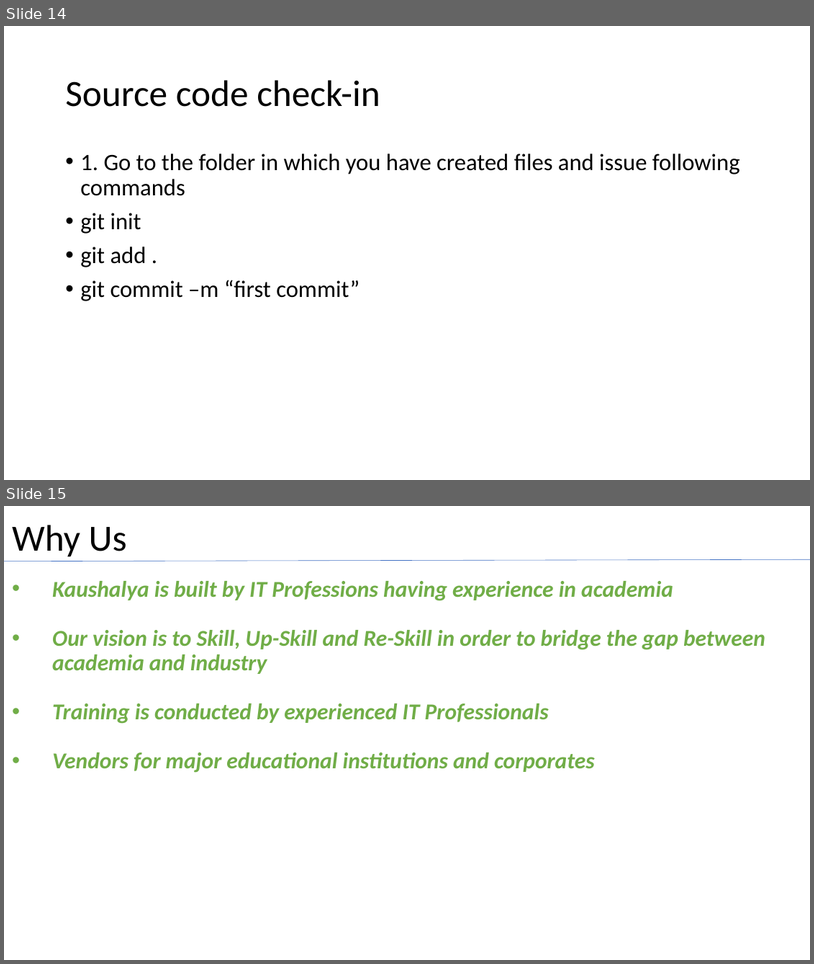
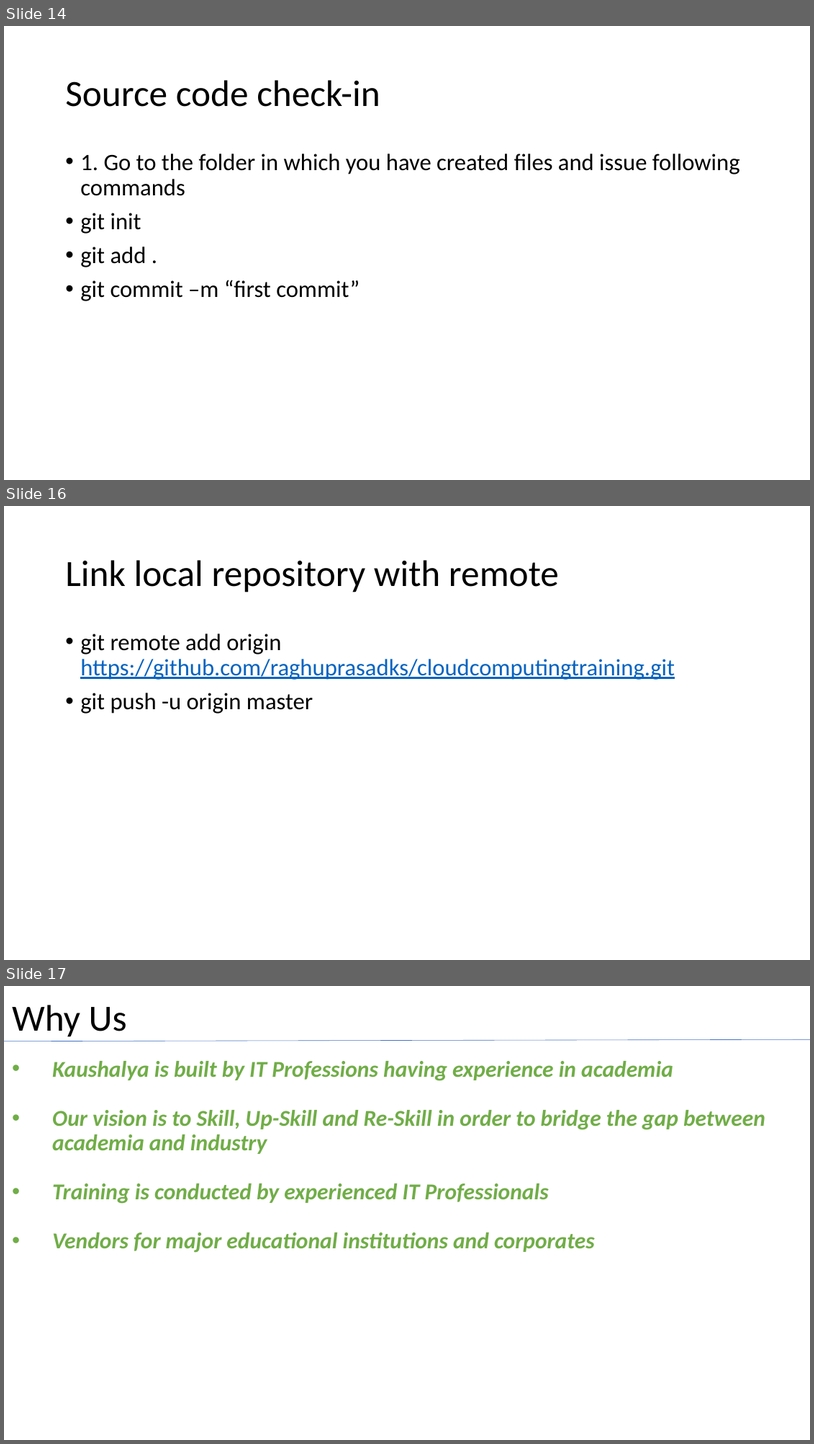
Before and after one commit to raghuprasadks/cloudcomputingtraining, a slide deck: 02_GIT_KaushalyaEduTech.pptx. Shown one above the other, each under a label of ours: slides 14 and 15 before the commit, slides 14, 16 and 17 after it; the slides between them are not shown. The pictures are 814x964 and 814x1444 pixels, drawn with LibreOffice and Linux fonts; fonts in the diff are those of the drawing. Boxes give left, top, right and bottom in pixels: in the first picture for what was removed or moved away, otherwise in the second. Text is boxed around its words. In the diff, an @@ line names an element or a change of style, - is before the commit and + after.

```diff
--- a/02_GIT_KaushalyaEduTech.pptx
+++ b/02_GIT_KaushalyaEduTech.pptx
@@ slide 16 added at (4,506,810,960), background #FFFFFF @@
@@ title added at (65,560,559,592), 44 pt, text #000000 @@
+Link local repository with remote
@@ text added at (80,633,675,713), 28 pt, text #0563C1, underline @@
+• git remote add origin https://github.com/raghuprasadks/cloudcomputingtraining.git
+• git push -u origin master
@@ what was slide 15 is now slide 17 @@
```
Also in this commit, not shown: 1 other slide added.
